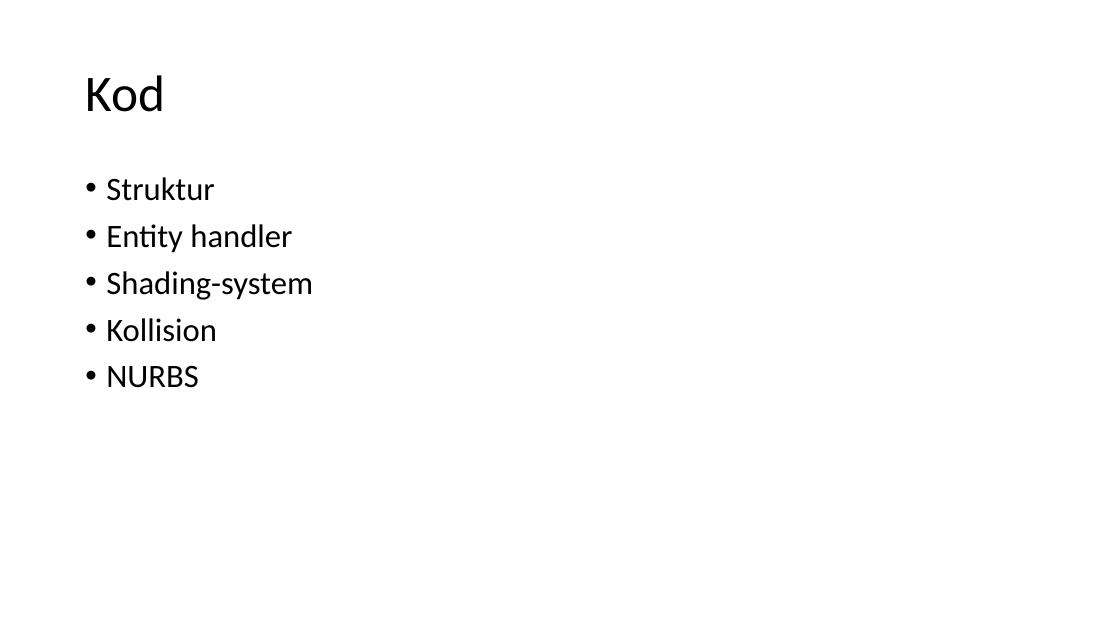
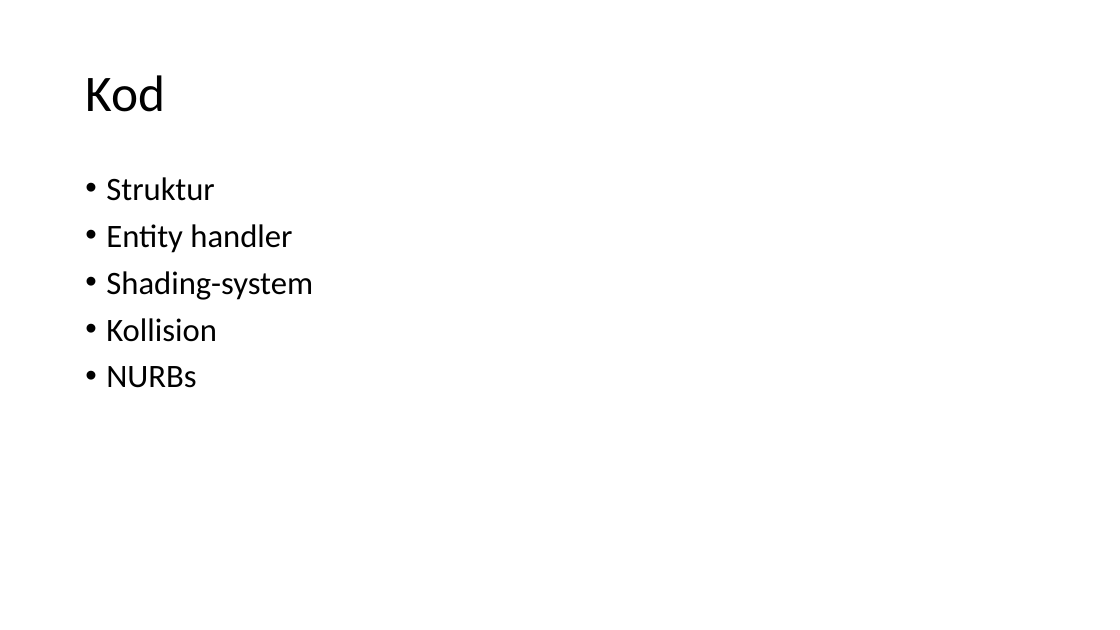
Before and after one commit to lunderot/MortalPortal, a slide deck: slide 9 of Documents/Mortal Portal.pptx (slide 8 before the commit). Drawn at 1120x630 pixels with LibreOffice and Linux fonts; fonts in the diff are those of the drawing. Boxes give left, top, right and bottom in pixels: in the first picture for what was removed or moved away, otherwise in the second. Text is boxed around its words. In the diff, an @@ line names an element or a change of style, - is before the commit and + after.

```diff
--- a/Documents/Mortal Portal.pptx
+++ b/Documents/Mortal Portal.pptx
@@ text at (x1=106, y1=366, x2=196, y2=388): text changed @@
-• NURBS
+• NURBs
```
Also in this commit, not shown: 6 other slides changed.
